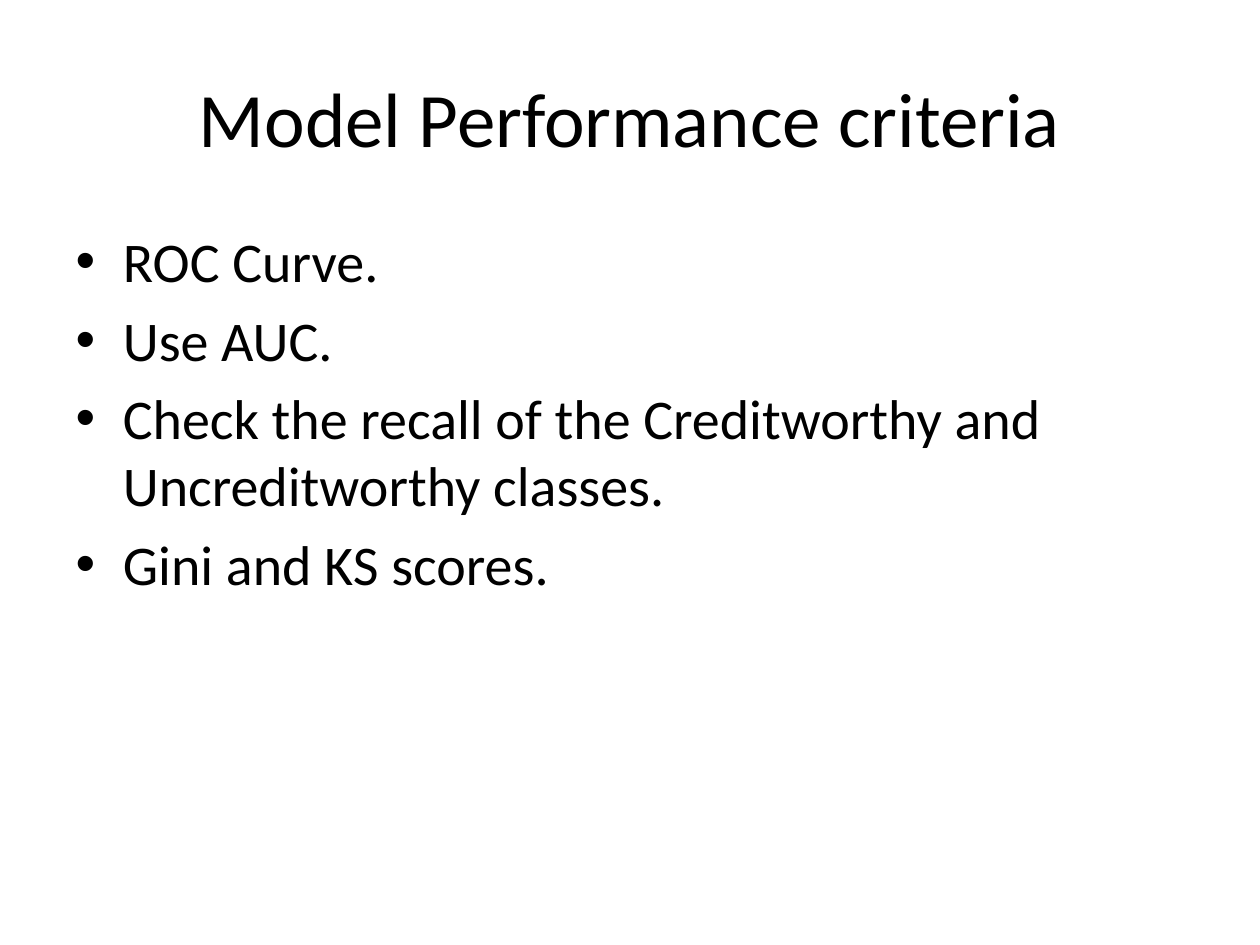
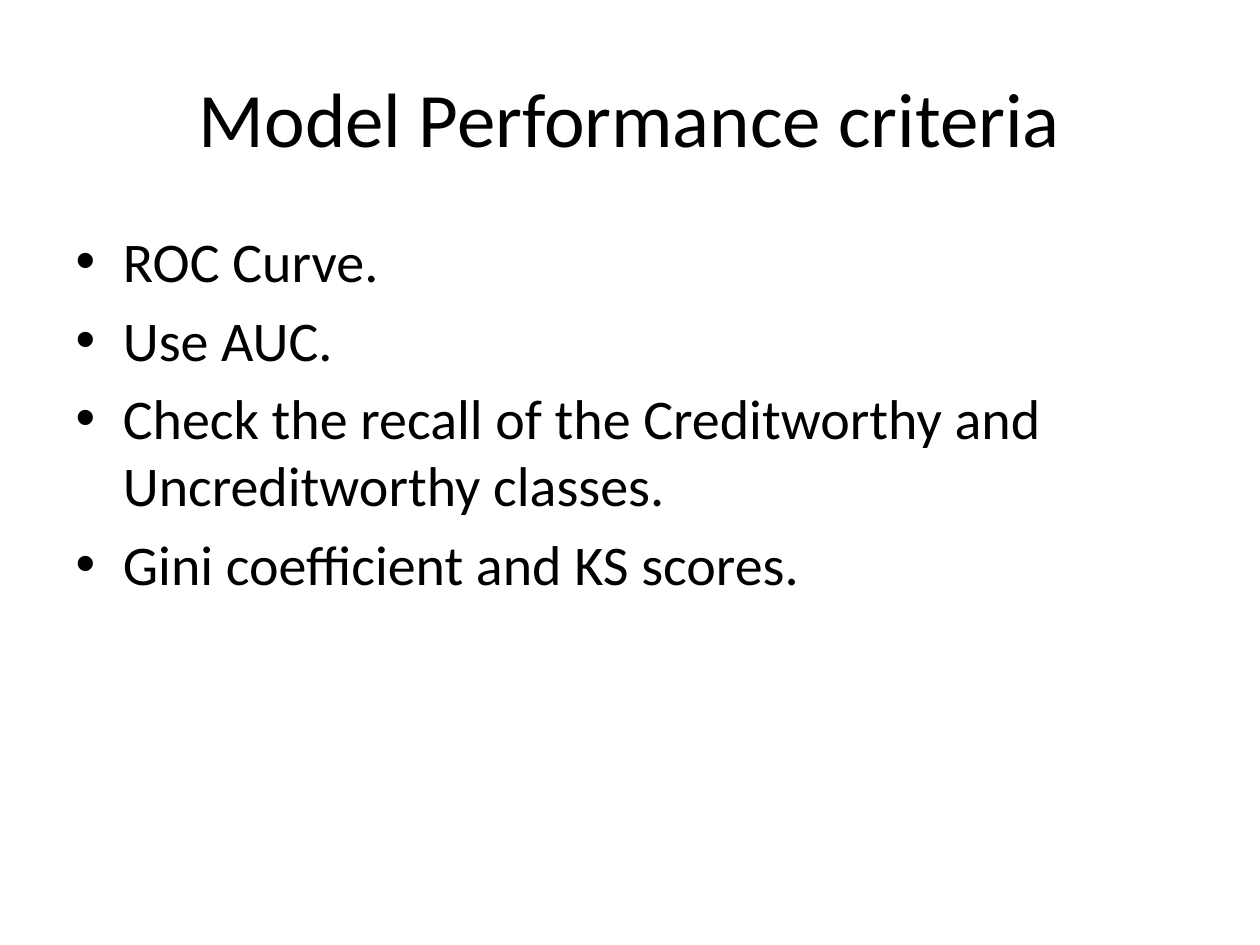
Before and after one commit to darshanmeel/LV, a slide deck: slide 10 of R/LV_presentation.pptx. Drawn at 1260x945 pixels with LibreOffice and Linux fonts; fonts in the diff are those of the drawing. Boxes give left, top, right and bottom in pixels: in the first picture for what was removed or moved away, otherwise in the second. Text is boxed around its words. In the diff, an @@ line names an element or a change of style, - is before the commit and + after.

```diff
--- a/R/LV_presentation.pptx
+++ b/R/LV_presentation.pptx
@@ text at (123, 546, 798, 586): text changed @@
-• Gini and KS scores.
+• Gini coefficient and KS scores.
```
Also in this commit, not shown: 4 other slides changed, 1 other file.
